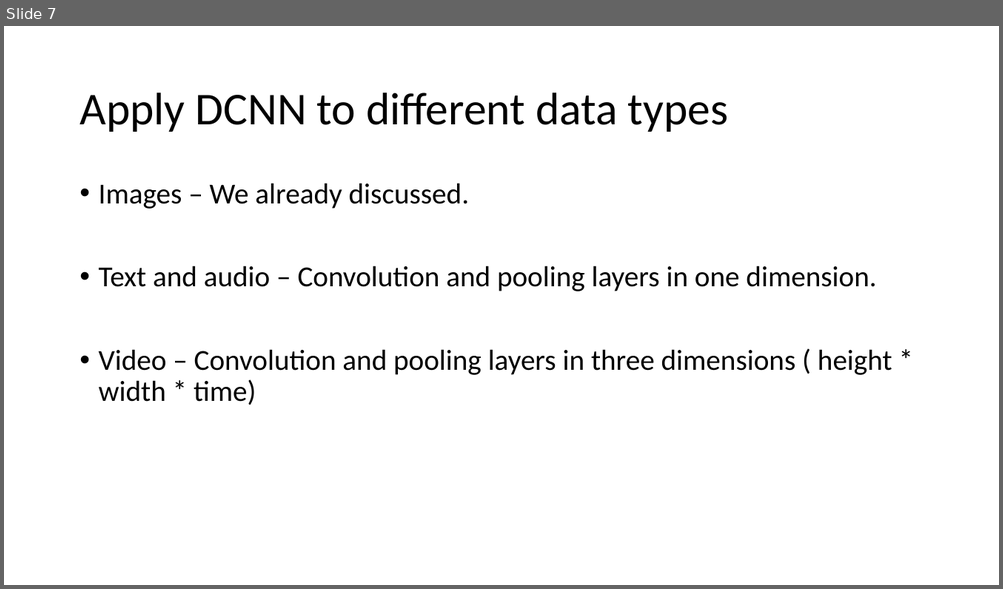
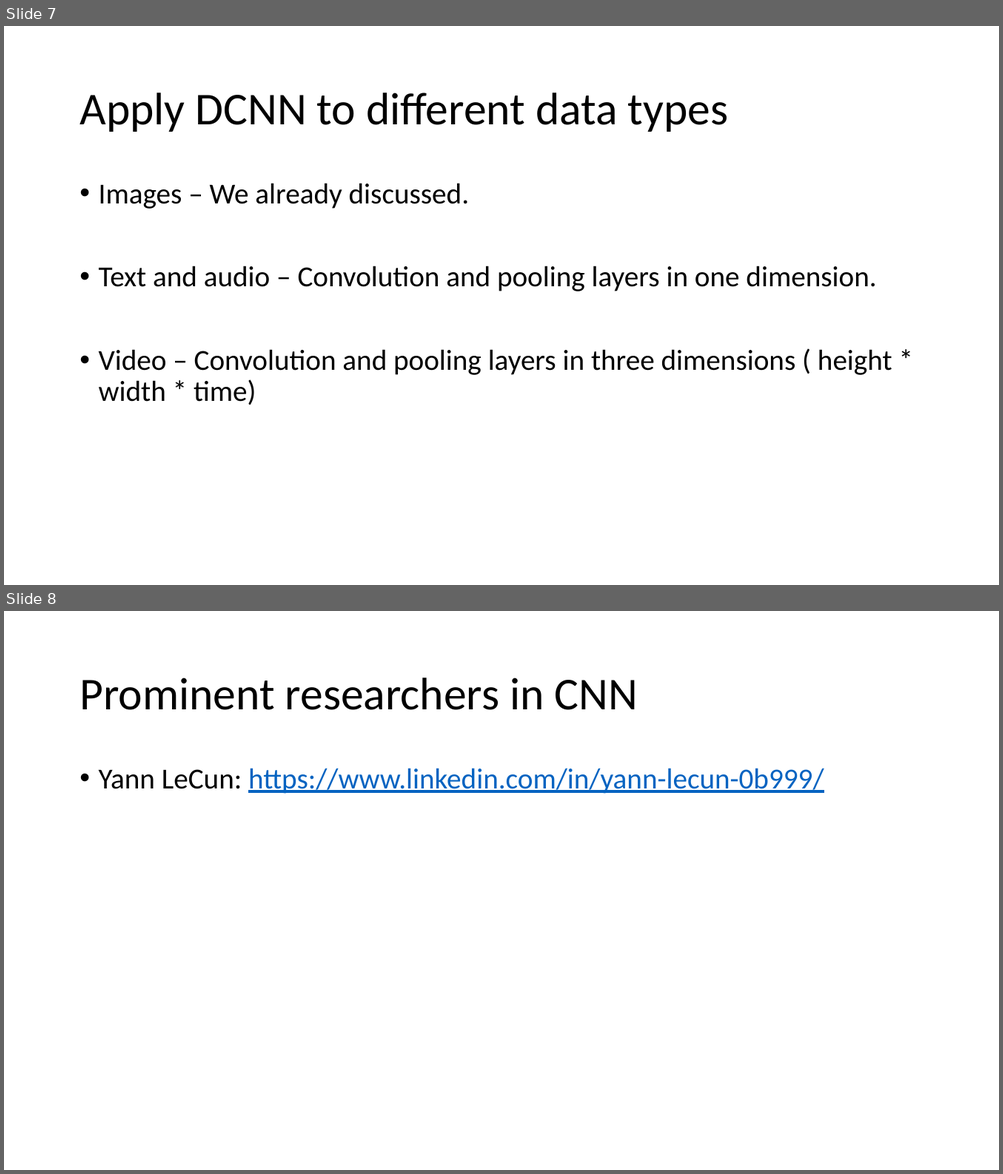
Before and after one commit to vivek14632/Deeplearning, a slide deck: chapter3/Convolutional Neural network.pptx. Shown one above the other, each under a label of ours: slide 7 before the commit, slides 7 and 8 after it. The pictures are 1003x589 and 1003x1174 pixels, drawn with LibreOffice and Linux fonts; fonts in the diff are those of the drawing. Boxes give left, top, right and bottom in pixels: in the first picture for what was removed or moved away, otherwise in the second. Text is boxed around its words. In the diff, an @@ line names an element or a change of style, - is before the commit and + after.

```diff
--- a/chapter3/Convolutional Neural network.pptx
+++ b/chapter3/Convolutional Neural network.pptx
@@ slide 8 added at [4,611,999,1170], background #FFFFFF @@
@@ title added at [79,678,637,710], 44 pt, text #000000 @@
+Prominent researchers in CNN
@@ text added at [99,768,823,794], 28 pt, text #0563C1, underline @@
+• Yann LeCun: https://www.linkedin.com/in/yann-lecun-0b999/
```
Also in this commit, not shown: 2 slides changed.
